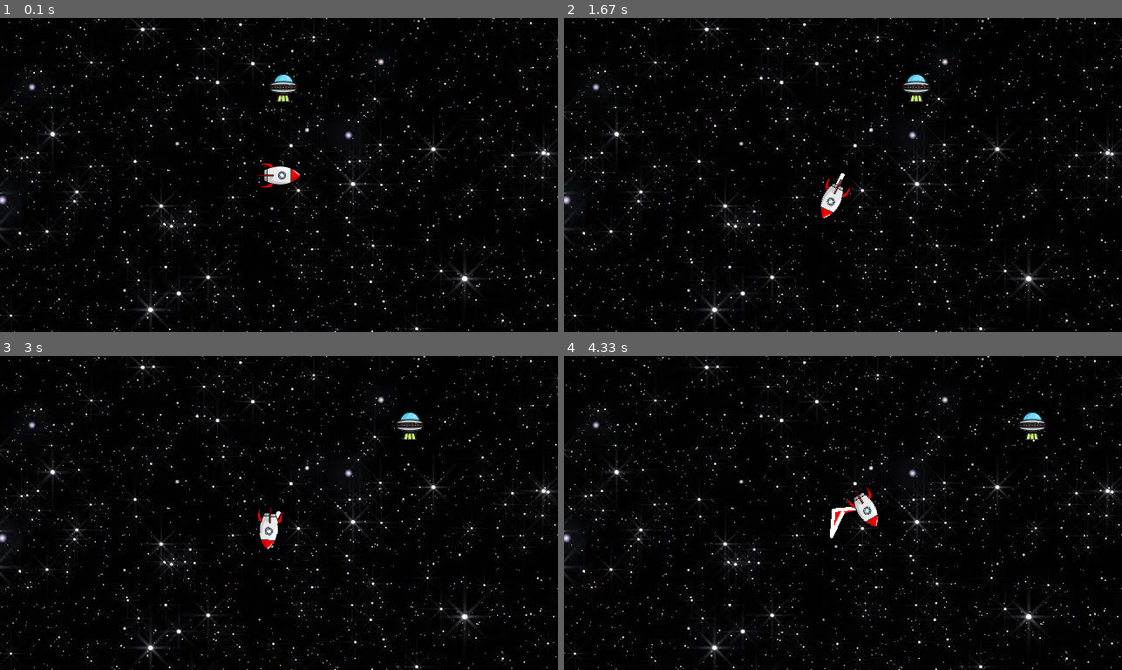
Above: before the commit, frames 1-4 (two rows, left to right).
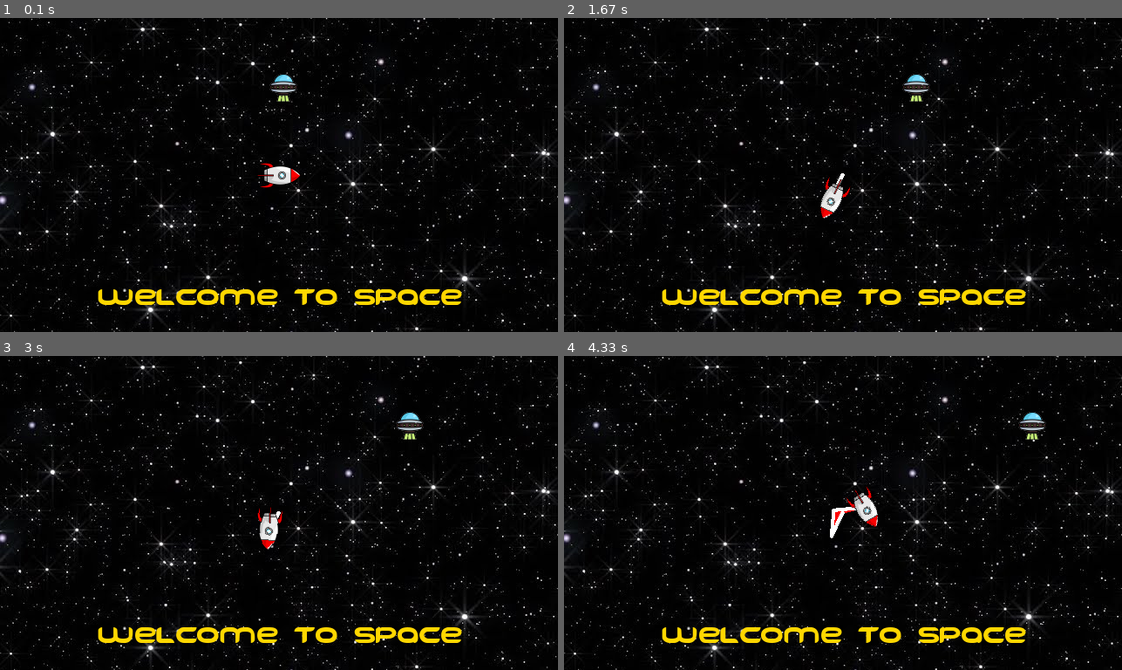
Above: after the commit, the same moments.

Repository: mrdevet/PygamePlus
Game: pygame game, started from main.py
The game is run twice, just before and just after one commit, with the same random seed, the same clock (stepped at 60 frames per second) and the same inputs.
Inputs (mouse positions are in pixels of both pictures, inside the frame that each line leads up to):
- Up to frame 1 (0.1 s): no input
- Up to frame 2 (1.67 s): tap Space at 0.33 s; hold Right 0.67-1.13 s; hold Up 1.17-1.47 s; click (831, 200) at 1.55 s
- Up to frame 3 (3 s): hold Right 1.83-2.3 s; hold Left 2.33-2.87 s; hold Down from 2.9 s (still down)
- Up to frame 4 (4.33 s): release Down at 3.2 s; hold Left 3.23-3.63 s; hold Up 3.67-4.03 s; hold Right from 4.07 s (still down)

The runs differ from the first frame. In frame 1, 1.8% of the frame differs, in the area x 17-83%, y 86-92%; in frame 2, 1.8%; in frame 3, 1.8%; in frame 4, 1.8%.

Commit message:
The painter can do dots, circles, stamps and text.

Diff:
--- a/main.py
+++ b/main.py
@@ -90,6 +90,12 @@
         ship.put_pen_down()
         ship.begin_fill(as_moving=True)
 
+def draw_dot ():
+    ship.dot(color="gold")
+
+def draw_stamp ():
+    ship.stamp()
+
 # Bind the functions to keys
 screen.on_key_hold(on_up, "up")
 screen.on_key_hold(on_down, "down")
@@ -97,6 +103,8 @@
 screen.on_key_hold(on_right, "right")
 screen.on_key_hold(esc, "escape")
 screen.on_key_press(toggle_drawing, "space")
+screen.on_key_press(draw_dot, "d")
+screen.on_key_press(draw_stamp, "s")
 
 # Create a "ufo" turtle
 ufo = Sprite("ufo.png")
@@ -115,24 +123,14 @@
 ufo.on_update(move_ufo)
 
 # # Create a turtle to write text to the screen
-# writer = turtle.Turtle()
-# writer.hideturtle()
-# writer.penup()
-# writer.goto(0, -160)
-# writer.color("gold")
+writer = Painter()
+writer.hide()
+writer.pick_pen_up()
+writer.set_position(0, -140)
+writer.set_color("gold")
 
-# # FEATURE: The .write() method has had some features added:
-# #  - `align` is where the turtle writing aligns with the text.
-# #    It is a string containing "left", "right", "center", "top",
-# #    "bottom", "middle" or a combination separated by space
-# #    (e.g. "bottom center")
-# #  - `font` can be the name of a font on the system or a
-# #    True Type Font file (.ttf)
-# #  - `font_size` is the height of the text in pixels
-# #  - `font_style` can be "bold", "italic", "underline" or a
-# #    combination separated by space (e.g. "bold italic")
-# writer.write("Welcome to Space", align="center",
-#              font="Freedom.ttf", font_size=36)
+
+writer.write("Welcome to Space", font="Freedom.ttf", font_size=36)
 
 def on_click ():
     print("CLICKED")
--- a/painter.py
+++ b/painter.py
@@ -30,6 +30,7 @@
 #                               GLOBAL VARIABLES
 ################################################################################
 
+import math
 import pygame
 from pygame import Color
 
@@ -41,6 +42,9 @@
 ################################################################################
 
 class Painter (Sprite):
+
+    # A cache that stores fonts previously used.
+    _fonts = {}
 
     def __init__ (self, image_file=None):
         Sprite.__init__(self, image_file)
@@ -55,7 +59,7 @@
         self._fillcolor = "black"
         self._fillcolor_obj = pygame.Color("black")
         self._fill_canvas = None
-        self._lines_over_fill = None
+        self._drawings_over_fill = None
 
     # Set and get colors
 
@@ -148,7 +152,7 @@
         # the point.
         if self._filling:
             self._fillpoly.append(self._pos)
-            self._draw_line(start, self._pos, self._lines_over_fill)
+            self._draw_line(start, self._pos, self._drawings_over_fill)
 
         # Draw the line
         if self._pendown:
@@ -174,14 +178,14 @@
             pygame.draw.polygon(canvas, self._fillcolor, points)
 
         # Draw the lines back on top of the canvas
-        canvas.blit(self._lines_over_fill, (0, 0))
+        canvas.blit(self._drawings_over_fill, (0, 0))
 
     def begin_fill (self, as_moving=False):
         self._filling = True
         self._fillpoly = [self._pos]
         self._fill_as_moving = bool(as_moving)
         screen = get_active_screen()
-        self._lines_over_fill = pygame.Surface(screen.get_size(), pygame.SRCALPHA)
+        self._drawings_over_fill = pygame.Surface(screen.get_size(), pygame.SRCALPHA)
 
     def end_fill (self):
         '''
@@ -203,6 +207,183 @@
 
     def is_filling (self):
         return self._filling
+
+    ### Draw circles
+
+    def dot (self, size=None, color=None):
+        '''
+        Draw a dot.
+
+        The dot will be centered at the current position and have diameter
+        `size`.
+
+        If the `color` is not specified, the pen color is used.
+        '''
+
+        # Get the active screen's canvas
+        screen = get_active_screen()
+        if screen is None:
+            return
+        canvas = screen.get_canvas()
+
+        # If no size is given, make the dot a bit bigger than the pen size
+        if size is None:
+            size = max(self._pensize + 4, 2 * self._pensize)
+
+        # If no color is given use the pen color
+        if color is None:
+            color = self._pencolor_obj
+
+        # Draw the dot
+        point = to_pygame_coordinates(self._pos)
+        pygame.draw.circle(canvas, color, point, size / 2)
+
+        if self._filling:
+            pygame.draw.circle(self._drawings_over_fill, color, point, size / 2)
+
+    def circle (self, radius, extent=None):
+        '''
+        Draw a circle counterclockwise.
+
+        The circle will have the given `radius`.  The `extent` is used to
+        draw an arc around a portion of a circle.  If extent is negative,
+        draw the circle clockwise.
+
+        The circle will actually be an approximation.  The turtle will really
+        draw a regular polygon with 360 sides.
+        '''
+
+        # Because the circle is an approximation, we will calculate the
+        # final position and set it after the circle is drawn.
+        if extent % 360 == 0:
+            end = self._pos
+        else:
+            delta = pygame.Vector2(0, -radius)
+            delta.rotate_ip(extent if radius >= 0 else -extent)
+            delta += pygame.Vector2(0, radius)
+            delta.rotate_ip(self._dir)
+            end = self._pos + delta
+
+        # Sanitize extent argument
+        if extent is None:
+            extent = 360
+        else:
+            extent = int(extent)
+
+        # Set up the number of steps and the turn angle needed between
+        # steps.
+        step_size = abs(radius) * 2 * math.pi / 360
+        turn_size = 1 if radius >= 0 else -1
+
+        # Repeatedly move forward and turn to approximate the circle
+        if extent > 0:
+            for _ in range(extent):
+                self.move_forward(step_size)
+                self.turn_left(turn_size)
+        else:
+            for _ in range(-extent):
+                self.turn_right(turn_size)
+                self.move_backward(step_size)
+
+        # Set the position to the one calculated above
+        self._pos = end
+
+    ### Draw a stamp
+
+    def stamp (self):
+        # Get the active screen's canvas
+        screen = get_active_screen()
+        if screen is None:
+            return
+        canvas = screen.get_canvas()
+
+        # Copy the image to the canvas
+        self._clean_image()
+        canvas.blit(self.image, self.rect)
+
+        if self._filling:
+            self._drawings_over_fill.blit(self.image, self.rect)
+
+    ### Write on the screen
+
+    def write (self, text, align="middle center", font="Arial", font_size=8, font_style="normal"):
+        '''
+        Write text to the screen at the turtle's current location.
+
+        The `align` parameter sets where the turtle aligns with the text being
+        written.  It is a string containing "left", "right", "center", "top",
+        "bottom", "middle" or a combination separated by space (e.g.
+        "bottom center")
+
+        The `font` parameter can be the name of a font on the system or a
+        True Type Font file (.ttf) located in the directory.
+
+        The `font_size` is the height of the text in pixels.
+
+        The `font_style` argument can be "bold", "italic", "underline" or a
+        combination separated by space (e.g. "bold italic")
+        '''
+
+        # If font is a Font object, just use that
+        if isinstance(font, pygame.font.Font):
+            font_obj = font
+
+        # If this font and size have been used before, check the _fonts cache
+        if (font, font_size) in Painter._fonts:
+            font_obj = Painter._fonts[font, font_size]
+
+        # If the font ends in ".ttf", then load the font from the file
+        elif font.endswith(".ttf"):
+            font_obj = pygame.font.Font(font, font_size)
+            Painter._fonts[font, font_size] = font_obj
+
+        # Otherwise, use a system font
+        else:
+            font_obj = pygame.font.SysFont(font, font_size)
+            Painter._fonts[font, font_size] = font_obj
+
+        # Apply the styles
+        if isinstance(font_style, str):
+            font_style = font_style.split()
+        font_style = [style.lower() for style in font_style]
+        font_obj.set_bold("bold" in font_style)
+        font_obj.set_italic("italic" in font_style)
+        font_obj.set_underline("underline" in font_style)
+
+        # Render an image of the text
+        image = font_obj.render(str(text), True, self._pencolor)
+        rect = image.get_rect()
+
+        # Set the position of the text from the align parameter
+        if isinstance(align, str):
+            align = align.split()
+        align = [location.lower() for location in align]
+        x, y = to_pygame_coordinates(self._pos)
+        rect.centerx = x
+        rect.centery = y
+        for location in align:
+            if location == "left":
+                rect.left = x
+            elif location == "center":
+                rect.centerx = x
+            elif location == "right":
+                rect.right = x
+            elif location == "top":
+                rect.top = y
+            elif location == "middle":
+                rect.centery = y
+            elif location == "bottom":
+                rect.bottom = y
+
+        # Draw the text on the canvas
+        screen = get_active_screen()
+        if screen is None:
+            return
+        canvas = screen.get_canvas()
+        canvas.blit(image, rect)
+
+        # Return a Font object that can be used for future writing
+        return font_obj
 
 
 
